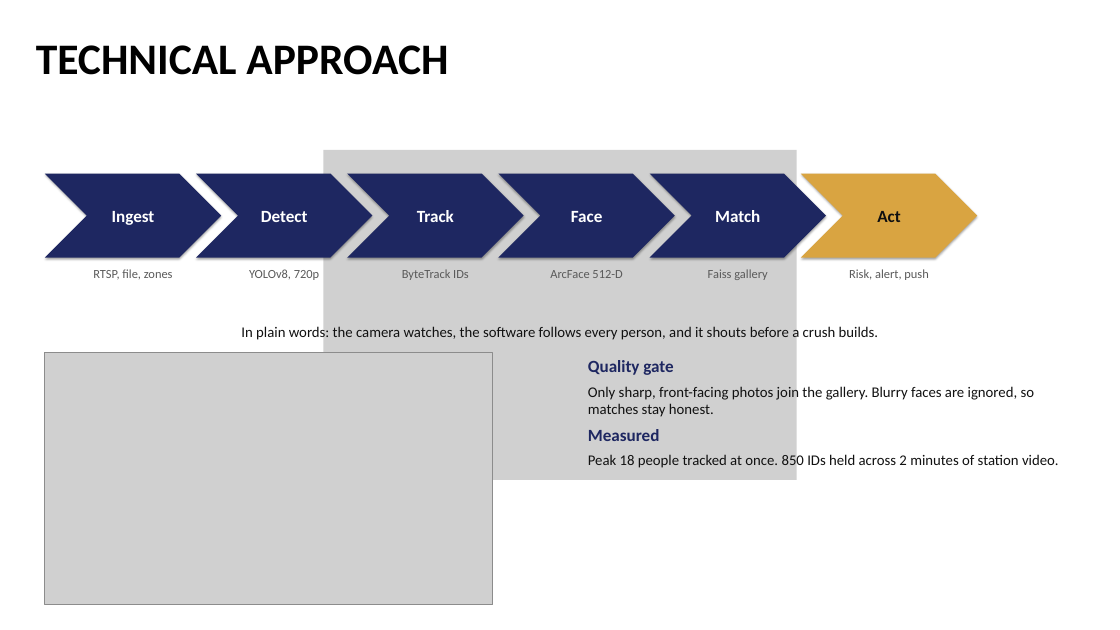
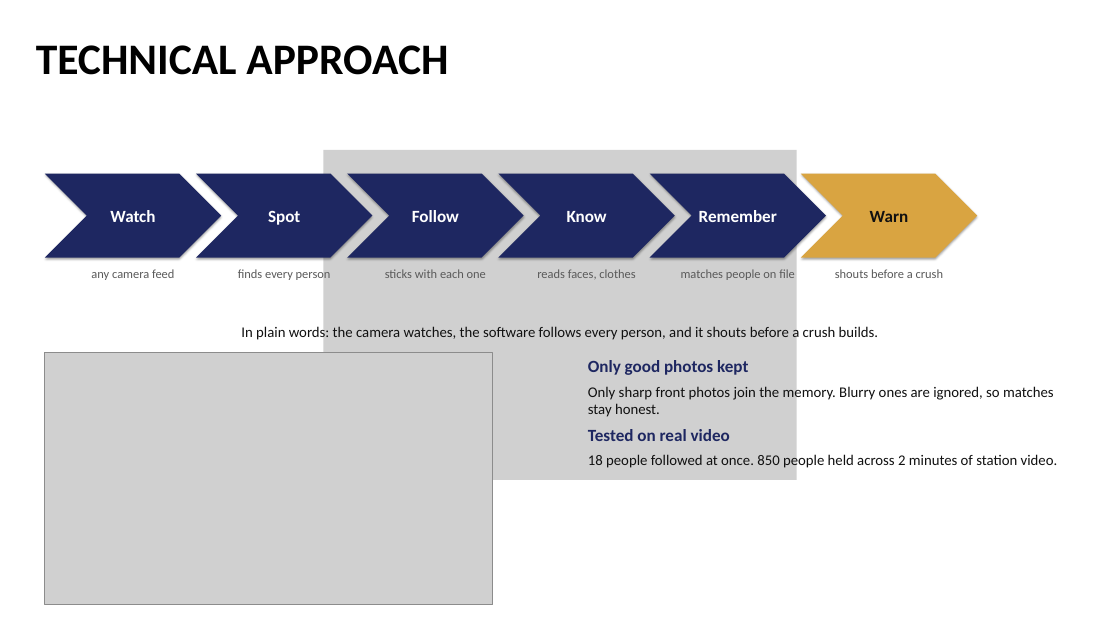
Before and after one commit to shounakjoshi88-a11y/raksha-crowd-safety-hackathon, a slide deck: slide 3 of deck/Raksha_Hackathon2026_Final.pptx. Drawn at 1120x630 pixels with LibreOffice and Linux fonts; fonts in the diff are those of the drawing; grey boxes stand for pictures. Boxes give left, top, right and bottom in pixels: in the first picture for what was removed or moved away, otherwise in the second. Text is boxed around its words. In the diff, an @@ line names an element or a change of style, - is before the commit and + after.

Commit message:
feat: deck v4 plain-words copy, tracked impact photo, embedded demo GIF

```diff
--- a/deck/Raksha_Hackathon2026_Final.pptx
+++ b/deck/Raksha_Hackathon2026_Final.pptx
@@ text in chevron at bbox=[110, 210, 155, 222]: text changed @@
-Ingest
+Watch
@@ text in chevron at bbox=[268, 210, 300, 225]: text changed @@
-Detect
+Spot
@@ text in chevron at bbox=[412, 210, 459, 222]: text changed @@
-Track
+Follow
@@ text in chevron at bbox=[567, 211, 607, 222]: text changed @@
-Face
+Know
@@ text in chevron at bbox=[699, 210, 777, 222]: text changed @@
-Match
+Remember
@@ text in chevron at bbox=[870, 211, 908, 222]: text changed @@
-Act
+Warn
@@ text at bbox=[91, 269, 174, 280]: text changed @@
-RTSP, file, zones
+any camera feed
@@ text at bbox=[238, 268, 331, 282]: text changed @@
-YOLOv8, 720p
+finds every person
@@ text at bbox=[385, 269, 486, 278]: text changed @@
-ByteTrack IDs
+sticks with each one
@@ text at bbox=[537, 269, 635, 279]: text changed @@
-ArcFace 512-D
+reads faces, clothes
@@ text at bbox=[681, 269, 795, 280]: text changed @@
-Faiss gallery
+matches people on file
@@ text at bbox=[835, 269, 943, 278]: text changed @@
-Risk, alert, push
+shouts before a crush
@@ text at bbox=[588, 360, 1058, 469]: text changed @@
-Quality gate
-Only sharp, front-facing photos join the gallery. Blurry faces are ignored, so matches stay honest.
-Measured
-Peak 18 people tracked at once. 850 IDs held across 2 minutes of station video.
+Only good photos kept
+Only sharp front photos join the memory. Blurry ones are ignored, so matches stay honest.
+Tested on real video
+18 people followed at once. 850 people held across 2 minutes of station video.
```
Also in this commit, not shown: 4 other slides changed, 1 other file.
